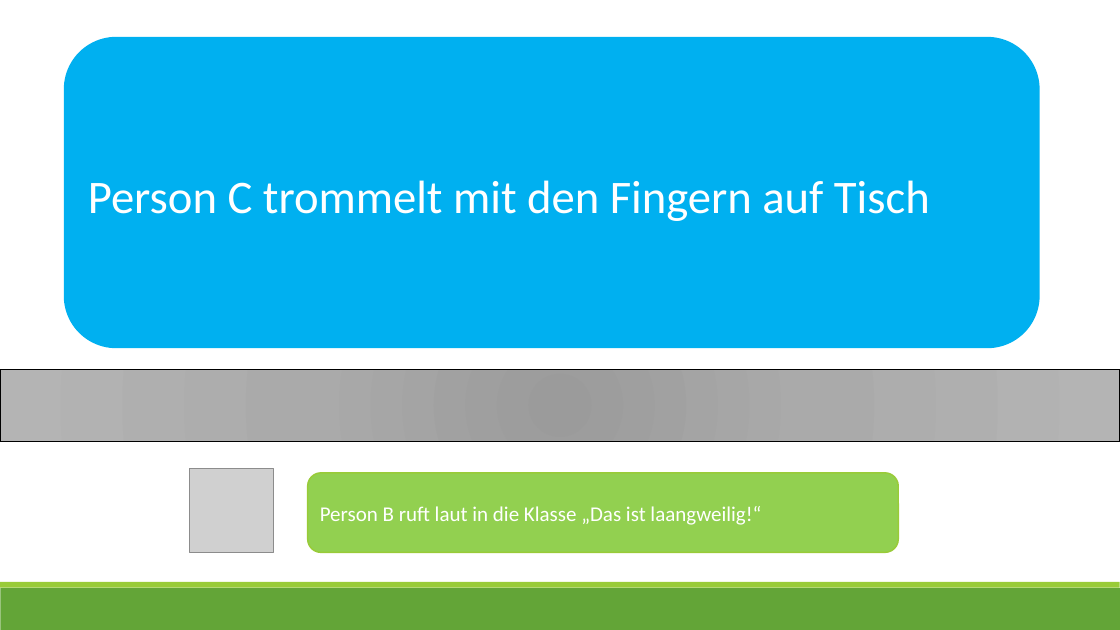
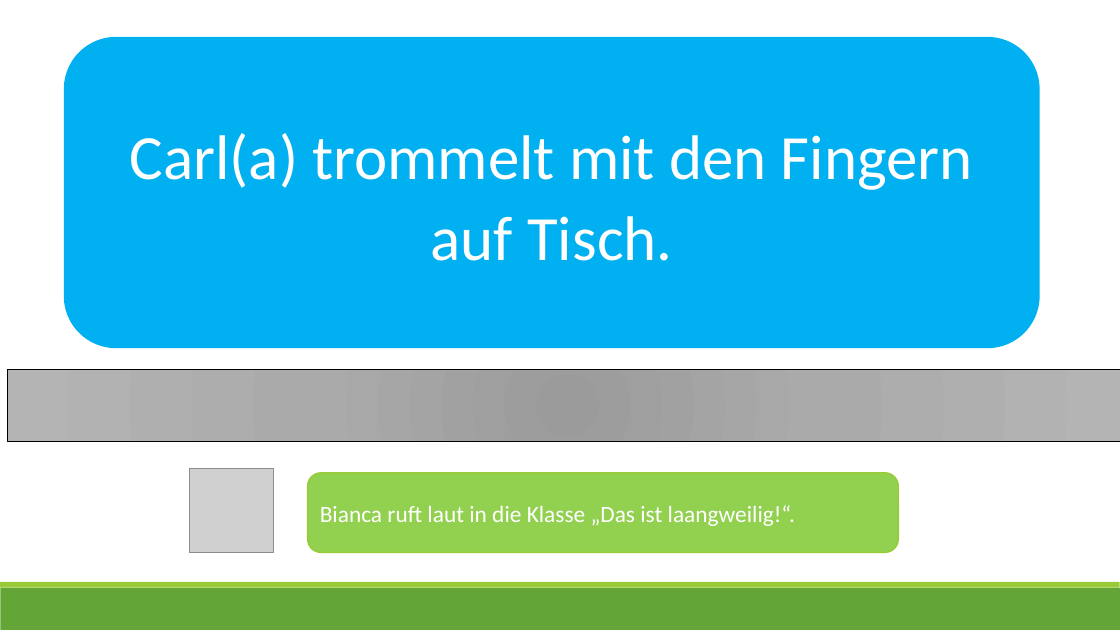
Before and after one commit to ginaamri/Mandy-PhD, a slide deck: slide 15 of studies/Laborstudie ProVisioNET/Scripts/7_script_provisionet_AL.pptx. Drawn at 1120x630 pixels with LibreOffice and Linux fonts; fonts in the diff are those of the drawing; grey boxes stand for pictures. Boxes give left, top, right and bottom in pixels: in the first picture for what was removed or moved away, otherwise in the second. Text is boxed around its words. In the diff, an @@ line names an element or a change of style, - is before the commit and + after.

```diff
--- a/studies/Laborstudie ProVisioNET/Scripts/7_script_provisionet_AL.pptx
+++ b/studies/Laborstudie ProVisioNET/Scripts/7_script_provisionet_AL.pptx
@@ text in rounded rectangle at (130,133,973,261): text changed; size 40 to 54 pt @@
-Person C trommelt mit den Fingern auf Tisch
+Carl(a) trommelt mit den Fingern auf Tisch.
@@ rectangle: place and size @@
-rectangle at (0,370,1120,441)
+rectangle at (8,370,1120,441)
@@ text in rounded rectangle at (320,505,795,526): text changed; size 18 to 20 pt @@
-Person B ruft laut in die Klasse „Das ist laangweilig!“
+Bianca ruft laut in die Klasse „Das ist laangweilig!“.
```
Also in this commit, not shown: 18 other slides changed, 8 other files.
